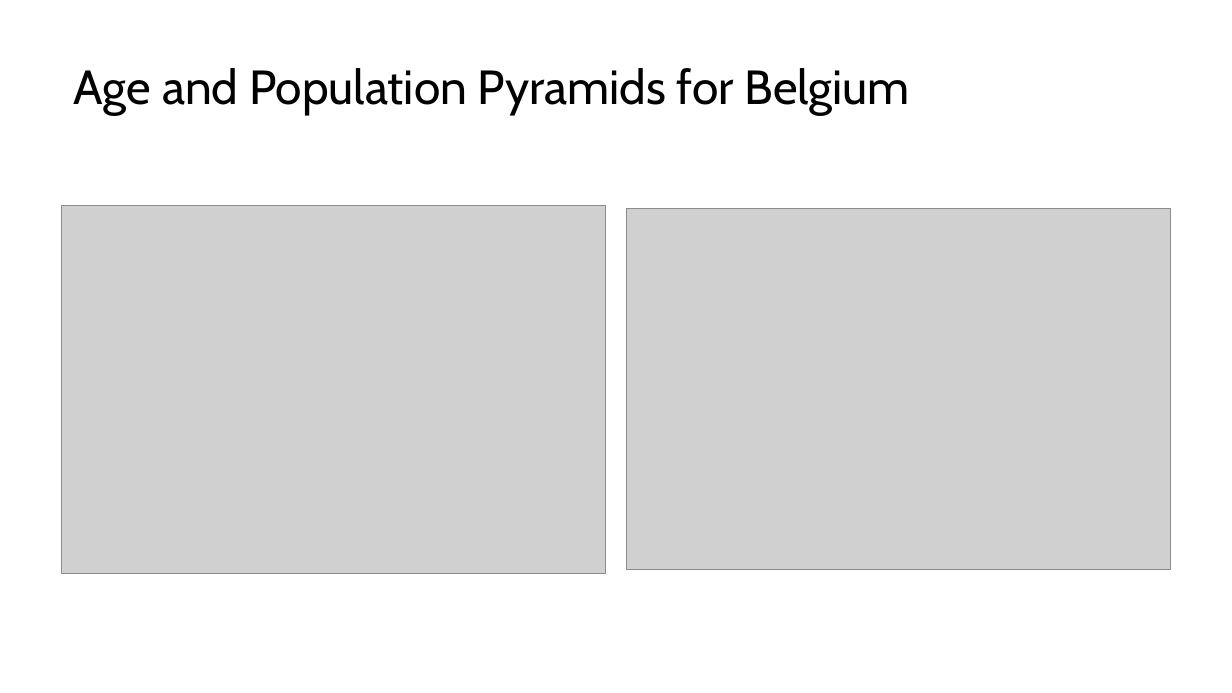
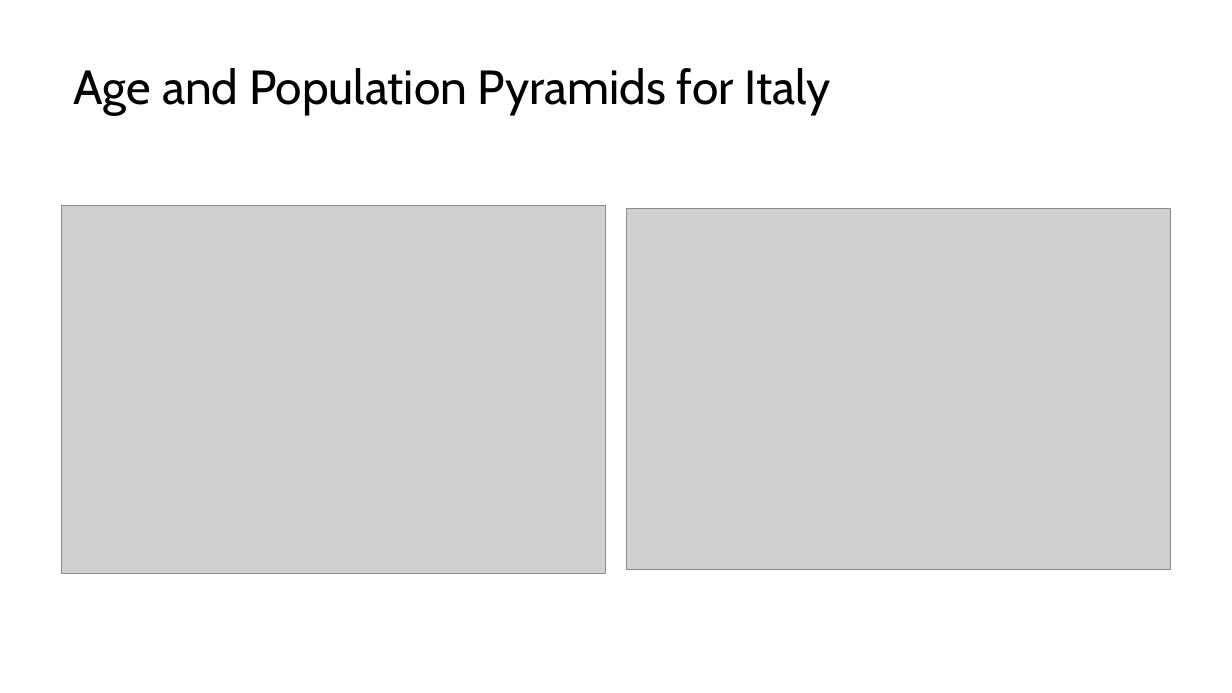
Before and after one commit to lucas-a-meyer/using-quarto, a slide deck: slide 23 of docs/presentation-orig.pptx. Drawn at 1232x693 pixels with LibreOffice and Linux fonts; fonts in the diff are those of the drawing; grey boxes stand for pictures. Boxes give left, top, right and bottom in pixels: in the first picture for what was removed or moved away, otherwise in the second. Text is boxed around its words. In the diff, an @@ line names an element or a change of style, - is before the commit and + after.

```diff
--- a/docs/presentation-orig.pptx
+++ b/docs/presentation-orig.pptx
@@ title at bbox=[74, 68, 831, 115]: text changed @@
-Age and Population Pyramids for Belgium
+Age and Population Pyramids for Italy
```
Also in this commit, not shown: 8 other files.
